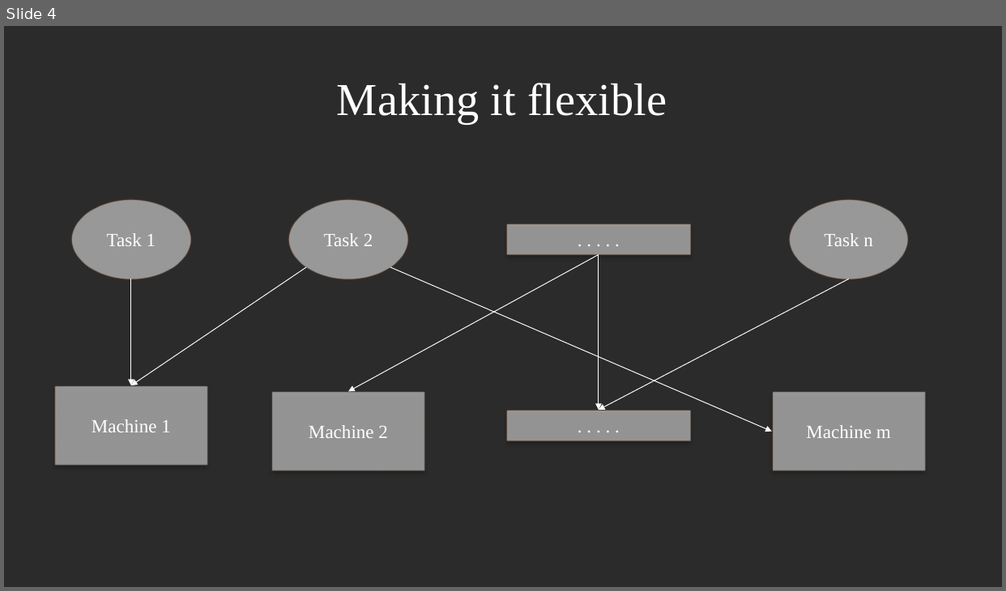
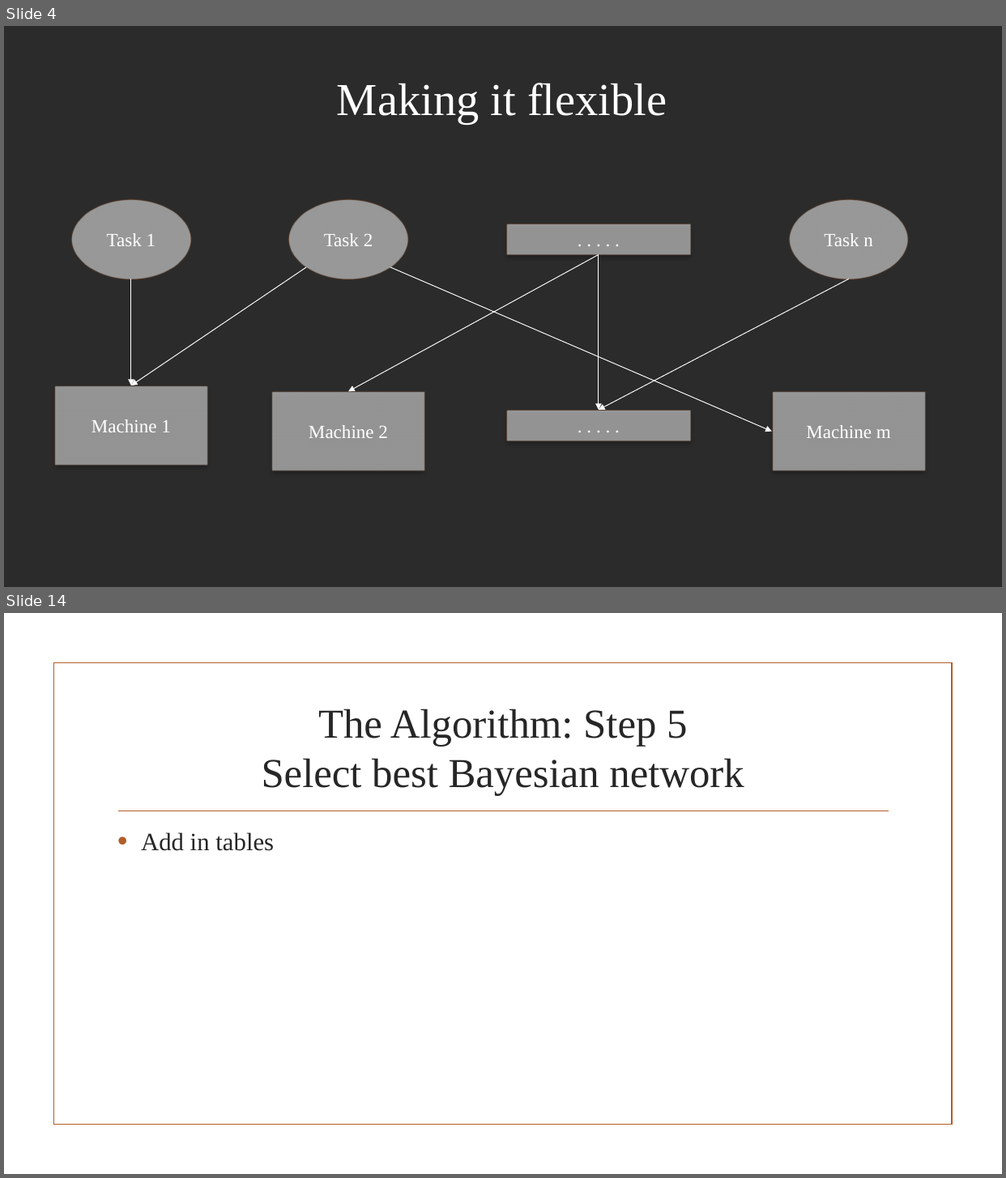
Before and after one commit to JaniR13/AdvAlgoProject, a slide deck: PowerpointSlides/The Flexible Job Shop Scheduling Algorithm.pptx. Shown one above the other, each under a label of ours: slide 4 before the commit, slides 4 and 14 after it; the slides between them are not shown. The pictures are 1006x591 and 1006x1178 pixels, drawn with LibreOffice and Linux fonts; fonts in the diff are those of the drawing; background and template pictures are left out; a plain dark background stands for a picture behind light text. Boxes give left, top, right and bottom in pixels: in the first picture for what was removed or moved away, otherwise in the second. Text is boxed around its words. In the diff, an @@ line names an element or a change of style, - is before the commit and + after.

```diff
--- a/PowerpointSlides/The Flexible Job Shop Scheduling Algorithm.pptx
+++ b/PowerpointSlides/The Flexible Job Shop Scheduling Algorithm.pptx
@@ slide 14 added at (x1=4, y1=613, x2=1002, y2=1174), background picture (left out) @@
@@ rectangle added at (x1=53, y1=663, x2=952, y2=1125), outline #B15E28 1.25 pt @@
@@ title added at (x1=262, y1=709, x2=744, y2=796), 39.6 pt, text #262626 @@
+The Algorithm: Step 5
+Select best Bayesian network
@@ line added from (118, 811) to (889, 811), #B15E28 1.25 pt @@
@@ text added at (x1=141, y1=833, x2=274, y2=851), 24 pt, text #262626 @@
+• Add in tables
```
Also in this commit, not shown: 11 other slides added.
